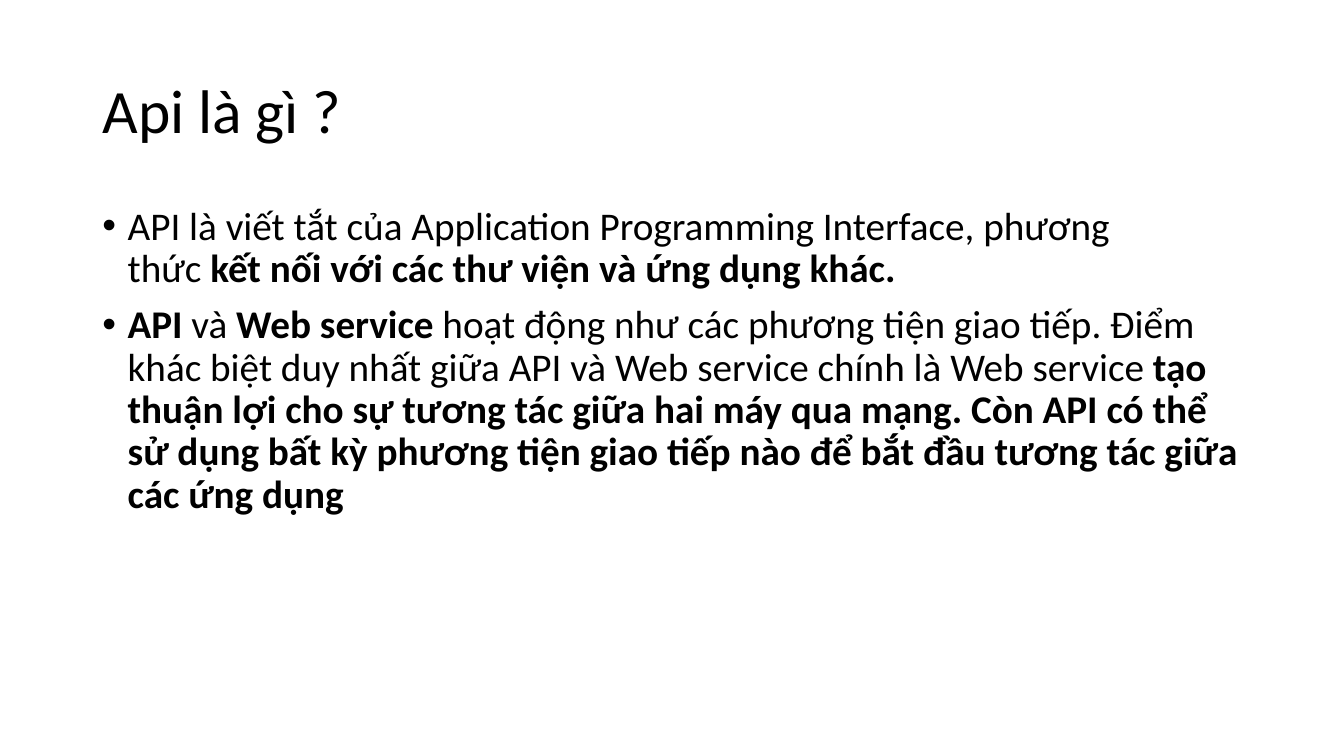
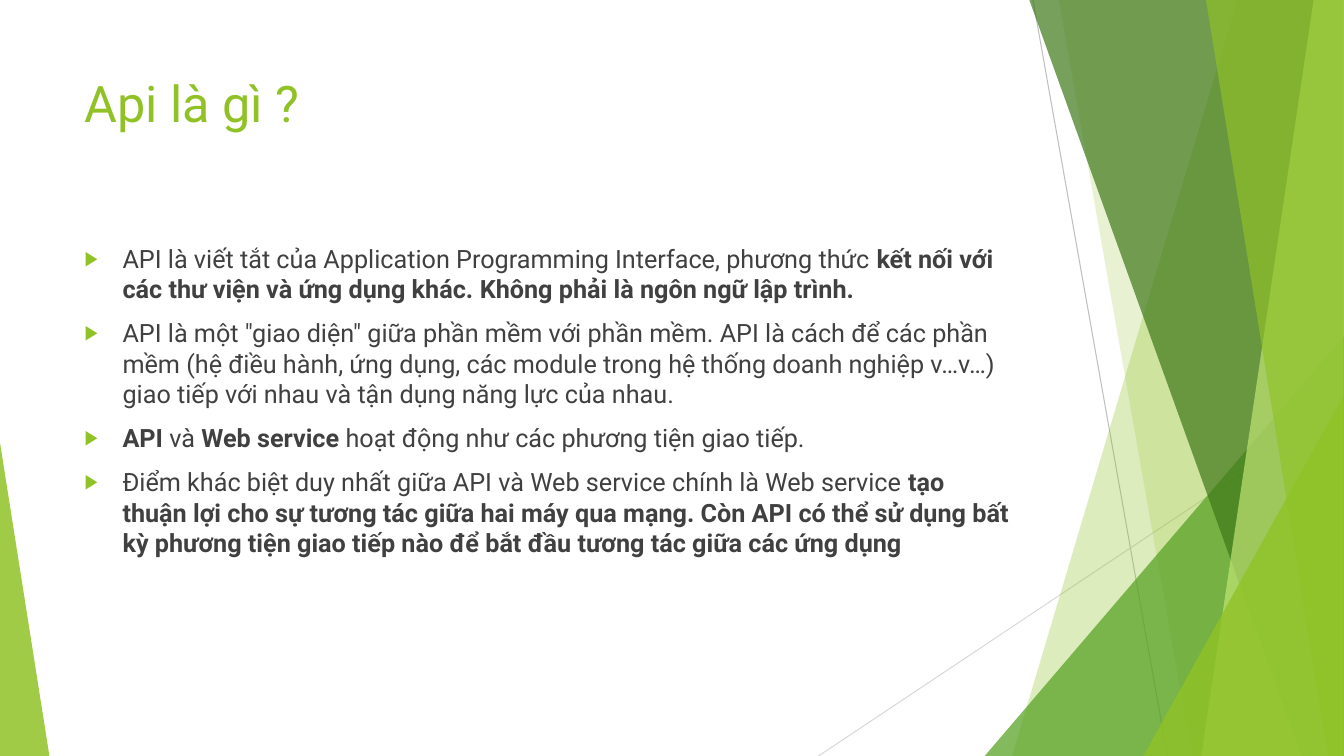
Before and after one commit to hoanghiep8921/t3h_demo, a slide deck: slide 11 of slide-t3h/Webservices.pptx (slide 9 before the commit). Drawn at 1344x756 pixels with LibreOffice and Linux fonts; fonts in the diff are those of the drawing. Boxes give left, top, right and bottom in pixels: in the first picture for what was removed or moved away, otherwise in the second. Text is boxed around its words. In the diff, an @@ line names an element or a change of style, - is before the commit and + after.

```diff
--- a/slide-t3h/Webservices.pptx
+++ b/slide-t3h/Webservices.pptx
@@ title "Api là gì ?": place and size @@
-title "Api là gì ?" at (102,90,299,144)
+title "Api là gì ?" at (85,84,264,133)
@@ title "Api là gì ?" at (85,84,264,133): size 44 to 36 pt, font Calibri to Roboto, text colour #000000 to #90C226; line spacing 0.9 to 1; vertical alignment middle to top @@
@@ text at (123,247,1008,558): text changed; size 28 to 18 pt; font Calibri to Roboto; text colour #000000 to #404040; bold off @@
-• API là viết tắt của Application Programming Interface, phương thức kết nối với các thư viện và ứng dụng khác.
-• API và Web service hoạt động như các phương tiện giao tiếp. Điểm khác biệt duy nhất giữa API và Web service chính là Web service tạo thuận lợi cho sự tương tác giữa hai máy qua mạng. Còn API có thể sử dụng bất kỳ phương tiện giao tiếp nào để bắt đầu tương tác giữa các ứng dụng
+▶ API là viết tắt của Application Programming Interface, phương thức kết nối với các thư viện và ứng dụng khác. Không phải là ngôn ngữ lập trình.
+▶ API là một "giao diện" giữa phần mềm với phần mềm. API là cách để các phần mềm (hệ điều hành, ứng dụng, các module trong hệ thống doanh nghiệp v…v…) giao tiếp với nhau và tận dụng năng lực của nhau.
+▶ API và Web service hoạt động như các phương tiện giao tiếp.
+▶ Điểm khác biệt duy nhất giữa API và Web service chính là Web service tạo thuận lợi cho sự tương tác giữa hai máy qua mạng. Còn API có thể sử dụng bất kỳ phương tiện giao tiếp nào để bắt đầu tương tác giữa các ứng dụng
@@ group added at (0,0,1344,756): 5 freeform shapes, 3 triangles, 2 lines @@
```
Also in this commit, not shown: 19 other slides changed, 8 slides added, 3 slides removed, 27 other files.
